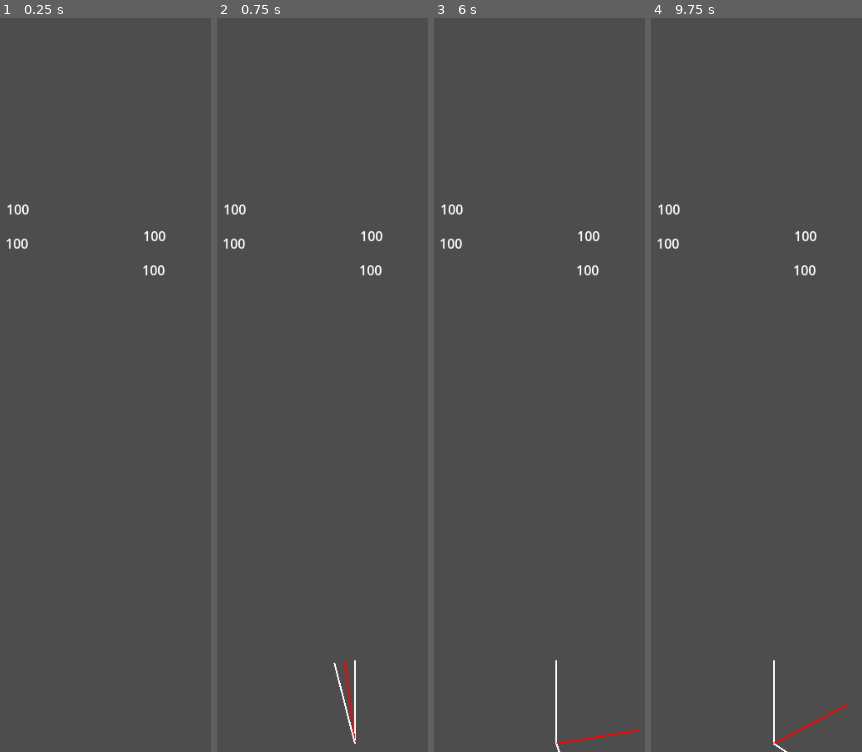
Above: before the commit, frames 1-4 (left to right).
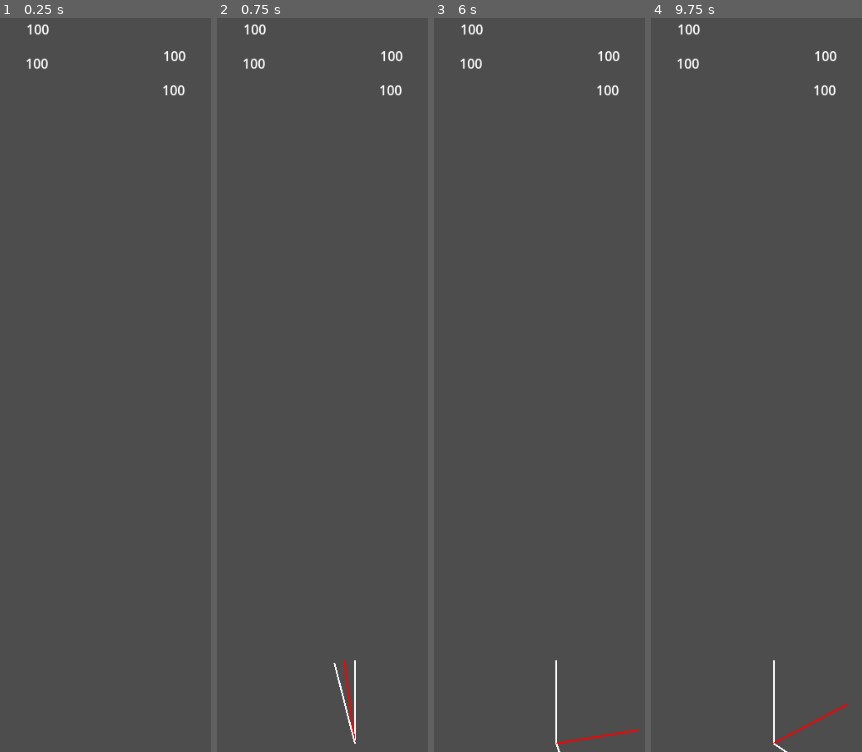
Above: after the commit, the same moments.

Repository: arunas-cesonis/pingpong2
Game: Godot game, scene res://root.tscn
Two runs of this game, one before a commit and one after it. Both use one fixed random seed, a clock stepped at 60 frames per second and the inputs below.
Inputs:
- Up to frame 1 (0.25 s): no input
- Up to frame 2 (0.75 s): tap Enter at 0.5 s; hold D (MoveRight) from 0.53 s (still down)
- Up to frame 3 (6 s): tap R (Reset) every 0.75 s from 1.25 to 4.25 s; release D (MoveRight) at 1.28 s; hold A (MoveLeft) 1.28-2.03 s; hold D (MoveRight) 2.03-3.53 s; hold A (MoveLeft) 3.53-5.78 s; hold D (MoveRight) from 5.78 s (still down)
- Up to frame 4 (9.75 s): release D (MoveRight) at 8.03 s; hold A (MoveLeft) 8.03-9.53 s; hold D (MoveRight) from 9.53 s (still down)

The runs differ from the first frame. In frame 1, 0.7% of the frame differs, in the area x 2-89%, y 0-36%; in frame 2, 0.7%; in frame 3, 0.7%; in frame 4, 0.7%.

Commit message:
Move bricks

Diff:
--- a/root.tscn
+++ b/root.tscn
@@ -12,6 +12,9 @@
 
 [sub_resource type="CircleShape2D" id="CircleShape2D_wka3s"]
 radius = 25.0
+
+[sub_resource type="RectangleShape2D" id="RectangleShape2D_l76xc"]
+size = Vector2(200, 20)
 
 [node name="Root" type="Node2D"]
 script = ExtResource("1_fuq0u")
@@ -55,13 +58,18 @@
 shape = SubResource("CircleShape2D_wka3s")
 
 [node name="Brick" parent="." instance=ExtResource("3_dkdet")]
-position = Vector2(158, 309)
+position = Vector2(182, 93)
 
 [node name="Brick2" parent="." instance=ExtResource("3_dkdet")]
-position = Vector2(157, 350)
+position = Vector2(181, 134)
 
 [node name="Brick3" parent="." instance=ExtResource("3_dkdet")]
-position = Vector2(322, 341)
+position = Vector2(346, 125)
 
 [node name="Brick4" parent="." instance=ExtResource("3_dkdet")]
-position = Vector2(321, 382)
+position = Vector2(345, 166)
+
+[node name="AnimatableBody2D" type="AnimatableBody2D" parent="."]
+
+[node name="CollisionShape2D" type="CollisionShape2D" parent="AnimatableBody2D"]
+shape = SubResource("RectangleShape2D_l76xc")
Not shown: 1 places in root.tscn that only renumber resources
